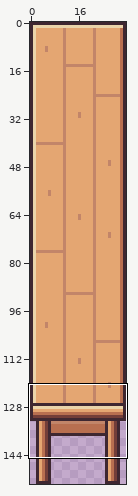
Two states of a pixel-art file, art-src/aseprite/long_table_right.aseprite. Above: a wide view before the commit, with the close-up outlined.
Close-up. First the earlier version:
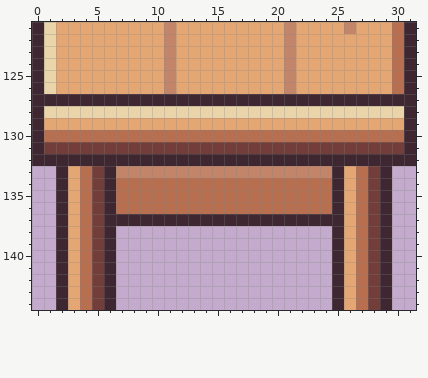
32x154 pixels, 1 frame. Shown: x 0..31, y 121..144.
After the commit:
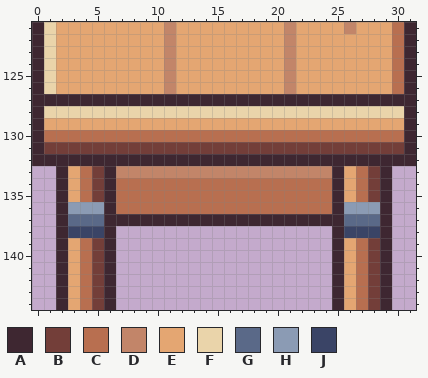
Palette (. is transparent): A #3e2731  B #733e39  C #b86f50  D #c28569  E #e4a672  F #ead4aa  G #5a6988  H #8b9bb4  J #3a4466
Edits made:
@@ x 0..31 @@
 135 ..AECBACCCCCCCCCCCCCCCCCCAECBA..
-136 ..AECBACCCCCCCCCCCCCCCCCCAECBA..
-137 ..AECBAAAAAAAAAAAAAAAAAAAAECBA..
-138 ..AECBA..................AECBA..
+136 ..AHHHACCCCCCCCCCCCCCCCCCAHHHA..
+137 ..AGGGAAAAAAAAAAAAAAAAAAAAGGGA..
+138 ..AJJJA..................AJJJA..
 139 ..AECBA..................AECBA..
Boxes around the changes in both close-ups, in picture pixels (x1, y1, x2, y2):
changed: (68, 202, 104, 238)
changed: (344, 202, 380, 238)
